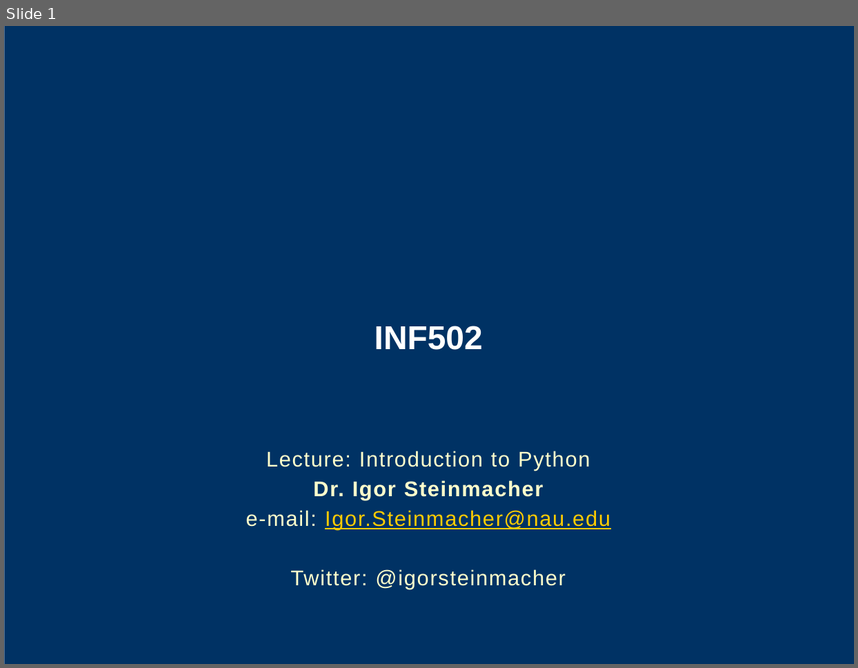
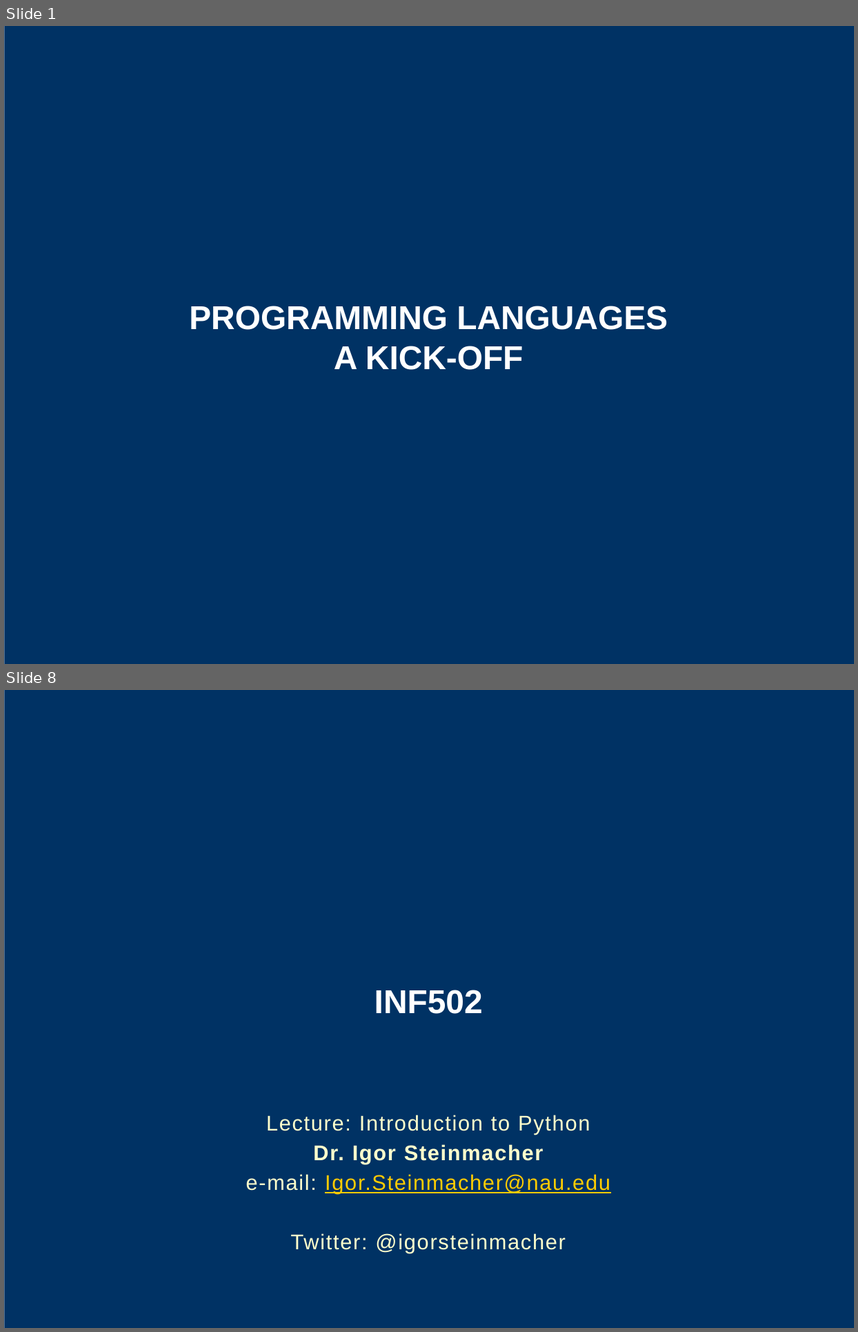
Before and after one commit to igorsteinmacher/INF502-Fall2020, a slide deck: slides/Python_ready_set_go.pptx. Shown one above the other, each under a label of ours: slide 1 before the commit, slides 1 and 8 after it; the slides between them are not shown. The pictures are 858x668 and 858x1332 pixels, drawn with LibreOffice and Linux fonts; fonts in the diff are those of the drawing; background and template pictures are left out. Boxes give left, top, right and bottom in pixels: in the first picture for what was removed or moved away, otherwise in the second. Text is boxed around its words. In the diff, an @@ line names an element or a change of style, - is before the commit and + after.

```diff
--- a/slides/Python_ready_set_go.pptx
+++ b/slides/Python_ready_set_go.pptx
@@ slide 1 added at box(4, 26, 854, 664), background #FFFFFF; not listed: 1 template element that a slide beside it also shows @@
@@ title added at box(189, 305, 668, 370), 28 pt, text #FFFFFF, bold @@
+PROGRAMMING LANGUAGES
+A KICK-OFF
@@ what was slide 1 is now slide 8 @@
```
Also in this commit, not shown: 1 slide changed, 6 other slides added, 27 other files.
